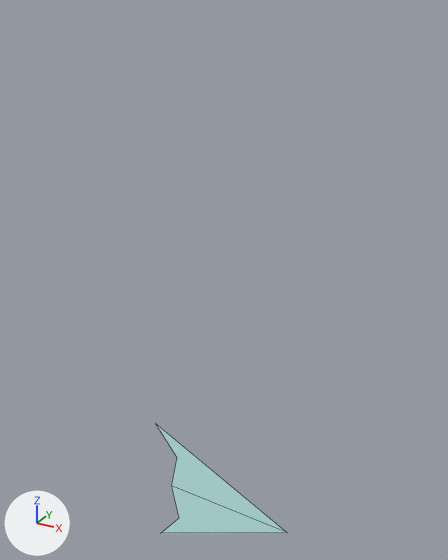
What one commit did to the Blender file blender/Lobby.blend.
Camera for both pictures: a 50 mm camera at (63.7, -113.2, 123.4) aimed at (-1.8, 5.9, 63.9). Arrows for +X, +Y and +Z are at lower left; the lights stay in place. Mesh edges are drawn as thin lines.

The scene before the commit, as lines of its bpy script (objects in view):
```python
me_player = bpy.data.meshes.new('Player')
me_player.from_pydata([(-20.0, 0.0, 20.0), (-13.3, 0.0, 10.9), (20.0, 0.0, 0.0), (-15.5, 0.0, 0.0), (-20.0, 0.0, -20.0), (-13.3, 0.0, -10.9)], [], [(0, 1, 3, 2), (4, 2, 3, 5)])
me_player.materials.append(mat_material)  # cyan #cfffff
ob_ship = bpy.data.objects.new('Ship', me_player)
ob_ship.location = (0.0, 0.0, 0.0)
```
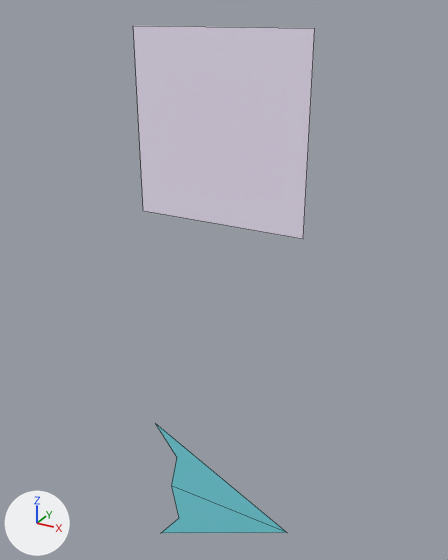
Where the change shows, as pixel boxes (x1, y1, x2, y2) in the pictures (448 x 560 px):
'Crate', added: after (133, 26, 315, 239)
'Ship', recoloured: (156, 424, 287, 533) in both

Patch to the scene script:
```diff
--- a/blender/Lobby.blend.py
+++ b/blender/Lobby.blend.py
@@ mat_ship @@
+mat_ship = principled_material('Ship')
+mat_ship.base_color = (0.188, 0.716, 0.807)  # cyan #78dce8
@@ mat_white @@
+mat_white = principled_material('White')
+mat_white.base_color = (0.915, 0.834, 1.0)  # white #f5ebff
@@ me_player @@
 me_player.from_pydata(...)  # 6 vertices, 2 faces; spans x -20.0..20.0, y 0.0, z -20.0..20.0
-me_player.materials.append(mat_material)  # cyan #cfffff
+me_player.materials.append(mat_ship)  # cyan #78dce8
@@ me_crate @@
+me_crate.from_pydata([(-20.0, 0.0, -20.0), (20.0, 0.0, -20.0), (-20.0, 0.0, 20.0), (20.0, 0.0, 20.0)], [], [(0, 1, 3, 2)])
+me_crate.materials.append(mat_white)  # white #f5ebff
@@ ob_crate @@
+ob_crate = bpy.data.objects.new('Crate', me_crate)
+ob_crate.location = (0.0, 0.0, 100.0)
```
